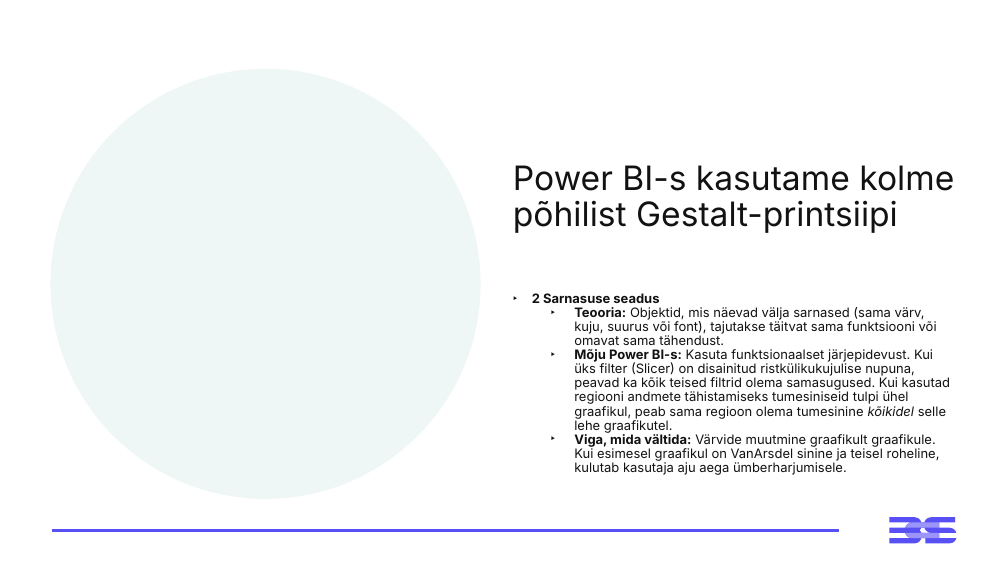
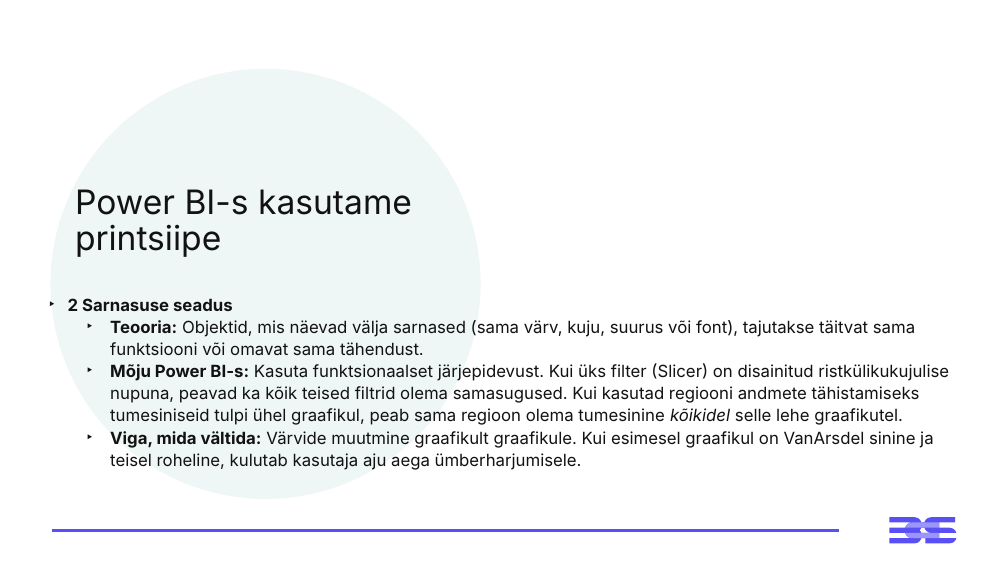
Before and after one commit to emilieabel/andmetarkus, a slide deck: slide 22 of Materjalid/Day3 M Visuaalid Andmelugu/3-paev-andmetarkus-esitlus.pptx (slide 21 before the commit). Drawn at 1008x567 pixels with LibreOffice and Linux fonts; fonts in the diff are those of the drawing. Boxes give left, top, right and bottom in pixels: in the first picture for what was removed or moved away, otherwise in the second. Text is boxed around its words. In the diff, an @@ line names an element or a change of style, - is before the commit and + after.

```diff
--- a/Materjalid/Day3 M Visuaalid Andmelugu/3-paev-andmetarkus-esitlus.pptx
+++ b/Materjalid/Day3 M Visuaalid Andmelugu/3-paev-andmetarkus-esitlus.pptx
@@ title at (75, 189, 412, 257): text changed @@
-Power BI-s kasutame kolme põhilist Gestalt-printsiipi
+Power BI-s kasutame printsiipe
@@ text "2 Sarnasuse seadus": place and size @@
-text "2 Sarnasuse seadus" at (532, 293, 950, 475)
+text "2 Sarnasuse seadus" at (68, 298, 949, 470)
@@ text "2 Sarnasuse seadus" at (68, 298, 949, 470): size 12.4 to 16 pt; line spacing 0.9 to 1.1 @@
```
Also in this commit, not shown: 14 other slides changed, 4 slides added, 4 slides removed, 4 other files.
